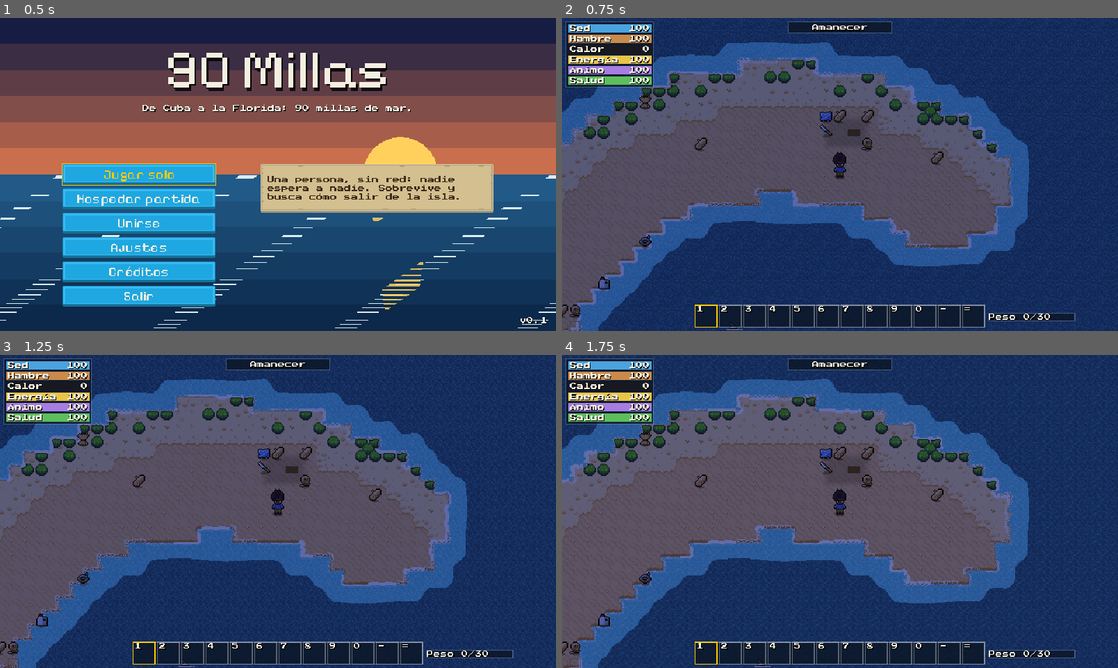
Above: before the commit, frames 1-4 (two rows, left to right).
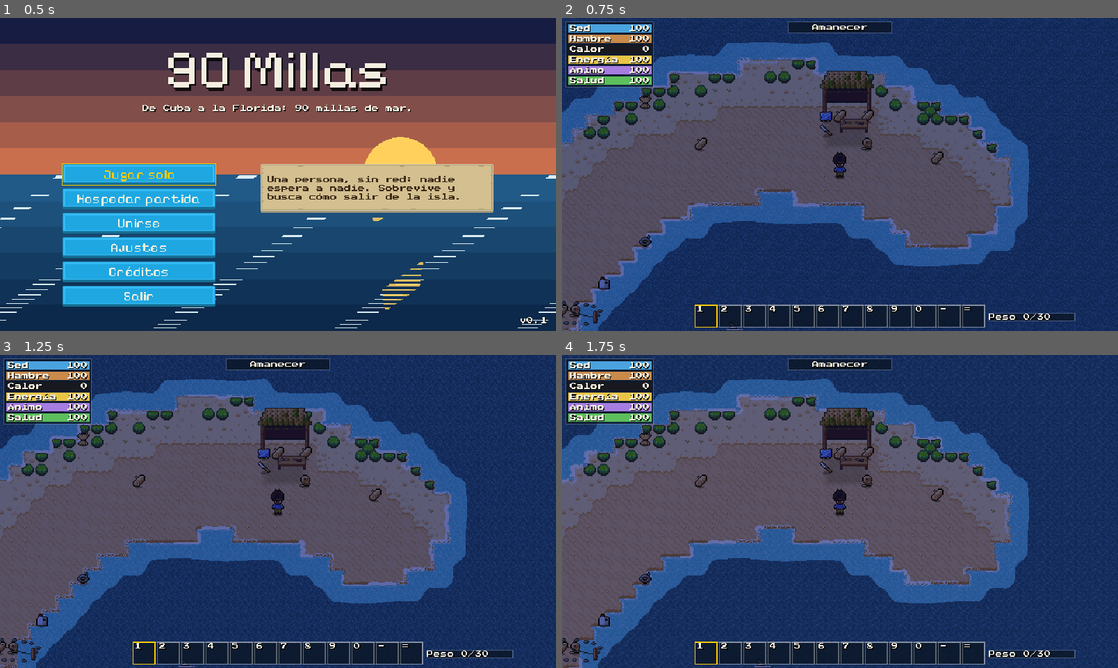
Above: after the commit, the same moments.

Repository: onezoftserv/90miles
Game: Godot game, scene res://scenes/shell/game_shell.tscn
The game is run twice, just before and just after one commit, with the same random seed, the same clock (stepped at 60 frames per second) and the same inputs.
Inputs (mouse positions are in pixels of both pictures, inside the frame that each line leads up to):
- Up to frame 1 (0.5 s): no input
- Up to frame 2 (0.75 s): click "Jugar solo" at 0.5 s
- Up to frame 3 (1.25 s): no input
- Up to frame 4 (1.75 s): tap Enter at 1.25 s; drag from (706, 652) to (895, 442) at 1.27 s

Frame 1 is identical in both runs. In frame 2, 1.2% of the frame differs, in the area x 0-57%, y 16-100%; in frame 3, 1.1%; in frame 4, 1.2%.

Commit message:
feat(art-pass): structures get their looks; the lean-to stands over the hut (task 8.4)
StructureLook (art_view) reads its structure every frame and shows the
frame StructureArt picks, bottom-centre on the origin, with its shadow:
palm with its coconut and nest overlays, fire, rain catcher, raft site
stages or stake marker, raft, workbench (added in Workbench._init) and
sign post (added in IslandSign._init). SandbarIsland places the shelter
shelter_art.tres names for its layout on the hut's back edge. Every
structure's _draw is gone, DrinkSpot's included.

Co-Authored-By: Claude Opus 5.5 <noreply@anthropic.com>

Diff:
--- /dev/null
+++ b/game/scenes/art/structure_look.gd
@@ -0,0 +1,142 @@
+class_name StructureLook
+extends Node2D
+## A structure's look (art-pass "Palms", "Camp structures", "Raft site and raft", "Drop shadows";
+## design.md D18, D22, T6-T10): the `Look` child of a palm, fire, rain catcher, build site, raft,
+## workbench or island sign, in `art_view`. Every frame it reads its structure's fields (a palm's
+## coconuts, a fire's `lit`, a catcher's cups, a site's deposits, progress and `built`, a raft's
+## integrity) and shows the frame StructureArt picks, standing bottom-centre on the structure's
+## origin, with the shadow its kind names. It never writes the structure. Each peer draws the state
+## it holds: palm coconuts, fire burn-out and rain cups are host state a client does not receive
+## today, so a client's look follows its own copy (design.md D18's risk note).
+
+const SCENE_PATH: String = "res://scenes/art/structure_look.tscn"
+const NODE_NAME: StringName = &"Look"
+
+## Read once per look; every look shares the one resource.
+var data: StructureArtData = StructureArtData.standard()
+
+@onready var shadow: DropShadow = $Shadow
+## Palms, the workbench, the stake marker and the sign post: one frame.
+@onready var still: Sprite2D = $Still
+## Palm overlays, drawn over the palm in this order.
+@onready var coconuts: Sprite2D = $Coconuts
+@onready var nest: Sprite2D = $Nest
+## Fires, rain catchers, the raft site's stages and the raft.
+@onready var sprite: AnimatedSprite2D = $Sprite
+
+
+## A new look, for a structure made with `new()` (its `_init` adds it, as its Interactable is).
+static func create() -> StructureLook:
+	var look := (load(SCENE_PATH) as PackedScene).instantiate() as StructureLook
+	look.name = NODE_NAME
+	return look
+
+
+func _process(_delta: float) -> void:
+	step()
+
+
+## Draws the structure as it is now.
+func step() -> void:
+	var structure := get_parent()
+	var kind: StringName = StructureArt.kind_of(structure)
+	var site := structure as BuildSite
+	var stages: SpriteFrames = data.site_frames_for(site.recipe.id) if site != null and site.recipe != null else null
+	if stages != null:
+		kind = StructureArt.KIND_RAFT_SITE
+	still.visible = false
+	coconuts.visible = false
+	nest.visible = false
+	sprite.visible = false
+	match kind:
+		StructureArt.KIND_PALM:
+			_show_palm(structure as Palm)
+		StructureArt.KIND_FIRE:
+			_play(data.fire, StructureArt.fire_frame((structure as Fire).lit))
+		StructureArt.KIND_RAIN_CATCHER:
+			_play(data.rain_catcher, StructureArt.catcher_frame((structure as RainCatcher).cups))
+		StructureArt.KIND_RAFT_SITE:
+			_play(stages, StructureArt.site_stage(site.deposited, site.tags_deposited, site.progress()))
+		StructureArt.KIND_RAFT:
+			_play(data.raft, StructureArt.raft_frame((structure as Raft).integrity))
+		StructureArt.KIND_STAKE:
+			if StructureArt.site_marker_shown(site.built):
+				_show_still(data.still_for(kind))
+		StructureArt.KIND_WORKBENCH, StructureArt.KIND_SIGN:
+			_show_still(data.still_for(kind))
+	_place_shadow(kind, still.visible or sprite.visible)
+
+
+## The frame shown now: the animation's name, or the kind for a one-frame structure; empty when
+## nothing is drawn.
+func frame() -> StringName:
+	if sprite.visible:
+		return sprite.animation
+	if still.visible:
+		return StructureArt.kind_of(get_parent())
+	return StructureArt.NO_FRAME
+
+
+## Where a perched gull stands on this palm, in global coordinates: the crown's nest point.
+func nest_point() -> Vector2:
+	return global_position + data.nest_point
+
+
+## The coconuts this look draws (0 to 3).
+func coconuts_drawn() -> int:
+	if not coconuts.visible:
+		return 0
+	return data.coconut_overlays.find(coconuts.texture) + 1
+
+
+# The nest is layout data: the palm's index among the island's palms in `layout.nest_palms`. A palm
+# that is not on an island has no nest.
+func _show_palm(palm: Palm) -> void:
+	_show_still(data.palm)
+	var shown: int = StructureArt.coconuts_shown(palm.coconuts)
+	if shown > 0 and shown <= data.coconut_overlays.size():
+		coconuts.texture = data.coconut_overlays[shown - 1]
+		coconuts.offset = still.offset
+		coconuts.visible = true
+	var layout := _layout_of(palm)
+	if layout != null and StructureArt.shows_nest(palm.get_index(), layout.nest_palms):
+		nest.texture = data.nest
+		nest.offset = still.offset
+		nest.visible = true
+
+
+# The island's layout, read by name: the island's script preloads the palm and raft scenes, which
+# hold this look, so naming its class here would load them in a cycle.
+func _layout_of(palm: Palm) -> IslandLayoutData:
+	var palms := palm.get_parent()
+	var island: Node = palms.get_parent() if palms != null else null
+	return island.get(&"layout") as IslandLayoutData if island != null else null
+
+
+func _show_still(texture: Texture2D) -> void:
+	if texture == null:
+		return
+	still.texture = texture
+	still.offset = StructureArt.frame_offset(texture.get_size())
+	still.visible = true
+
+
+func _play(frames: SpriteFrames, animation: StringName) -> void:
+	if frames == null or animation == StructureArt.NO_FRAME or not frames.has_animation(animation):
+		return
+	if sprite.sprite_frames != frames:
+		sprite.sprite_frames = frames
+	if sprite.animation != animation or not sprite.is_playing():
+		sprite.play(animation)
+	sprite.offset = StructureArt.frame_offset(frames.get_frame_texture(animation, 0).get_size())
+	sprite.visible = true
+
+
+func _place_shadow(kind: StringName, drawn: bool) -> void:
+	var size: int = data.shadows.get(kind, -1)
+	shadow.visible = drawn and size >= 0
+	if not shadow.visible:
+		return
+	if shadow.size != size:
+		shadow.size = size as DropShadow.Size
+	shadow.position = data.shadow_offsets.get(kind, Vector2.ZERO)
--- /dev/null
+++ b/game/scenes/art/structure_look.tscn
@@ -0,0 +1,26 @@
+[gd_scene format=3]
+
+[ext_resource type="Script" path="res://scenes/art/structure_look.gd" id="1_look"]
+[ext_resource type="PackedScene" path="res://scenes/art/shadow.tscn" id="2_shadow"]
+
+[node name="Look" type="Node2D" groups=["art_view"]]
+script = ExtResource("1_look")
+
+[node name="Shadow" parent="." instance=ExtResource("2_shadow")]
+visible = false
+
+[node name="Still" type="Sprite2D" parent="."]
+visible = false
+centered = false
+
+[node name="Coconuts" type="Sprite2D" parent="."]
+visible = false
+centered = false
+
+[node name="Nest" type="Sprite2D" parent="."]
+visible = false
+centered = false
+
+[node name="Sprite" type="AnimatedSprite2D" parent="."]
+visible = false
+centered = false
--- a/game/scenes/levels/drink_spot.gd
+++ b/game/scenes/levels/drink_spot.gd
@@ -19,7 +19,3 @@
 		return
 	for effect: EffectData in effects:
 		EffectApplier.apply(effect, player, null)
-
-
-func _draw() -> void:
-	draw_rect(Rect2(-4.0, -4.0, 8.0, 8.0), Color(0.35, 0.65, 0.6, 0.5), false)
--- a/game/scenes/levels/island_sign.gd
+++ b/game/scenes/levels/island_sign.gd
@@ -7,6 +7,11 @@
 ## The two lines, set before it enters the tree.
 var line_es: String = ""
 var line_en: String = ""
+
+
+# The level makes signs with new(), so the sign post's look is added here (drawing only).
+func _init() -> void:
+	add_child(StructureLook.create())
 
 
 func _ready() -> void:
@@ -28,7 +33,3 @@
 	if session == null or not by is PlayerBody or not session.multiplayer.is_server():
 		return
 	session.show_sign.rpc(String(name))
-
-
-func _draw() -> void:
-	draw_rect(Rect2(-3.0, -5.0, 6.0, 8.0), Color(0.85, 0.8, 0.6, 0.8), false)
--- a/game/scenes/levels/palm.gd
+++ b/game/scenes/levels/palm.gd
@@ -29,8 +29,3 @@
 	coconuts -= 1
 	for effect: EffectData in climb_effects:
 		EffectApplier.apply(effect, player, null)
-
-
-func _draw() -> void:
-	draw_rect(Rect2(-1.5, -2.0, 3.0, 8.0), Color(0.45, 0.3, 0.15))
-	draw_rect(Rect2(-7.0, -8.0, 14.0, 6.0), Color(0.2, 0.5, 0.2))
--- a/game/scenes/levels/palm.tscn
+++ b/game/scenes/levels/palm.tscn
@@ -2,6 +2,7 @@
 
 [ext_resource type="Script" path="res://scenes/levels/palm.gd" id="1_main"]
 [ext_resource type="Script" path="res://scripts/interaction/interactable.gd" id="2_interactable"]
+[ext_resource type="PackedScene" path="res://scenes/art/structure_look.tscn" id="3_look"]
 
 [node name="Palm" type="Node2D"]
 script = ExtResource("1_main")
@@ -9,3 +10,5 @@
 [node name="Interactable" type="Node2D" parent="."]
 script = ExtResource("2_interactable")
 prompt_id = &"climb_palm"
+
+[node name="Look" parent="." instance=ExtResource("3_look")]
--- a/game/scenes/levels/sandbar_island.gd
+++ b/game/scenes/levels/sandbar_island.gd
@@ -6,9 +6,12 @@
 ## ground from the grid on every peer and only reads it. The layout is set before the island enters
 ## the tree (the sandbar is the default). Terrain, palms, workbench, drinking spots and signs are
 ## built on every peer from the same data; the pick-ups are placed and refreshed by the host alone,
-## through the session's pick-up spawner. The class keeps its name from the first island.
+## through the session's pick-up spawner. The class keeps its name from the first island. The
+## shelter `shelter_art.tres` names for the layout (the sandbar's lean-to) stands over the hut on
+## every peer, drawing only.
 
 const PALM_SCENE: PackedScene = preload("res://scenes/levels/palm.tscn")
+const SHELTER_NAME: StringName = &"Shelter"
 const BENCH_NAME: StringName = &"HutWorkbench"
 const ROUTES_NAME: StringName = &"Routes"
 const CREATURES_NAME: StringName = &"Creatures"
@@ -63,6 +66,26 @@
 		palm.climb_effects = layout.climb_effects
 		palm.hold_s = layout.climb_hold_s
 		palms.add_child(palm)
+	_place_shelter()
+
+
+# The layout's shelter, if the art data names one, with its origin on the hut's back edge (the top
+# edge of the hut's northmost row), centred on the hut, so it sorts with the palms and the session.
+func _place_shelter() -> void:
+	var scene: PackedScene = ShelterArtData.standard().shelter_for(layout.id)
+	if scene == null or built.hut_cells.is_empty():
+		return
+	var west: int = built.hut_cells[0].x
+	var east: int = west
+	var back: int = built.hut_cells[0].y
+	for cell: Vector2i in built.hut_cells:
+		west = mini(west, cell.x)
+		east = maxi(east, cell.x)
+		back = mini(back, cell.y)
+	var shelter := scene.instantiate() as Node2D
+	shelter.name = SHELTER_NAME
+	shelter.position = Vector2((west + east + 1) * IslandLayout.TILE / 2.0, back * IslandLayout.TILE)
+	add_child(shelter)
 
 
 func _exit_tree() -> void:
--- a/game/scenes/structures/build_site.gd
+++ b/game/scenes/structures/build_site.gd
@@ -231,7 +231,3 @@
 func _mark_built() -> void:
 	built = true
 	interactable.enabled = false
-
-
-func _draw() -> void:
-	draw_rect(Rect2(-6.0, -6.0, 12.0, 12.0), Color(0.6, 0.5, 0.3, 0.6), false)
--- a/game/scenes/structures/build_site.tscn
+++ b/game/scenes/structures/build_site.tscn
@@ -2,6 +2,7 @@
 
 [ext_resource type="Script" path="res://scenes/structures/build_site.gd" id="1_main"]
 [ext_resource type="Script" path="res://scripts/interaction/interactable.gd" id="2_interactable"]
+[ext_resource type="PackedScene" path="res://scenes/art/structure_look.tscn" id="3_look"]
 
 [node name="BuildSite" type="Node2D"]
 script = ExtResource("1_main")
@@ -9,3 +10,5 @@
 [node name="Interactable" type="Node2D" parent="."]
 script = ExtResource("2_interactable")
 prompt_id = &"build"
+
+[node name="Look" parent="." instance=ExtResource("3_look")]
--- a/game/scenes/structures/fire.gd
+++ b/game/scenes/structures/fire.gd
@@ -35,13 +35,12 @@
 			player.meters.morale_event(SurvivalMeters.MoraleEvent.FIRE_LIT)
 
 
-# Burning from now on: in the lit fires, interactable, drawn lit.
+# Burning from now on: in the lit fires, interactable (its look reads `lit`).
 func _burn() -> void:
 	lit = true
 	burn_left_s = tuning.fire_burn_s
 	add_to_group(PlayerBody.FIRE_GROUP)
 	interactable.enabled = true
-	queue_redraw()
 
 
 func put_out() -> void:
@@ -49,7 +48,6 @@
 	burn_left_s = 0.0
 	remove_from_group(PlayerBody.FIRE_GROUP)
 	interactable.enabled = false
-	queue_redraw()
 
 
 ## Burns down by `delta`; goes out at 0.
@@ -68,7 +66,3 @@
 
 func _on_interacted(_by: Node) -> void:
 	put_out()
-
-
-func _draw() -> void:
-	draw_circle(Vector2.ZERO, 5.0, Color(1.0, 0.55, 0.1) if lit else Color(0.25, 0.2, 0.2))
--- a/game/scenes/structures/fire.tscn
+++ b/game/scenes/structures/fire.tscn
@@ -2,6 +2,7 @@
 
 [ext_resource type="Script" path="res://scenes/structures/fire.gd" id="1_main"]
 [ext_resource type="Script" path="res://scripts/interaction/interactable.gd" id="2_interactable"]
+[ext_resource type="PackedScene" path="res://scenes/art/structure_look.tscn" id="3_look"]
 
 [node name="Fire" type="Node2D"]
 script = ExtResource("1_main")
@@ -9,3 +10,5 @@
 [node name="Interactable" type="Node2D" parent="."]
 script = ExtResource("2_interactable")
 prompt_id = &"put_out"
+
+[node name="Look" parent="." instance=ExtResource("3_look")]
--- a/game/scenes/structures/raft.gd
+++ b/game/scenes/structures/raft.gd
@@ -31,8 +31,3 @@
 	var routes := get_tree().get_first_node_in_group(IslandRoutes.GROUP) as IslandRoutes
 	if routes != null and by is PlayerBody and multiplayer.is_server():
 		routes.start_for(routes.peer_of(by as PlayerBody), recipe_id)
-
-
-func _draw() -> void:
-	draw_rect(Rect2(-9.0, -5.0, 18.0, 10.0), Color(0.55, 0.4, 0.22))
-	draw_rect(Rect2(-9.0, -5.0, 18.0, 10.0), Color(0.3, 0.2, 0.1), false)
--- a/game/scenes/structures/raft.tscn
+++ b/game/scenes/structures/raft.tscn
@@ -2,6 +2,7 @@
 
 [ext_resource type="Script" path="res://scenes/structures/raft.gd" id="1_main"]
 [ext_resource type="Script" path="res://scripts/interaction/interactable.gd" id="2_interactable"]
+[ext_resource type="PackedScene" path="res://scenes/art/structure_look.tscn" id="3_look"]
 
 [node name="Raft" type="Node2D"]
 script = ExtResource("1_main")
@@ -9,3 +10,5 @@
 [node name="Interactable" type="Node2D" parent="."]
 script = ExtResource("2_interactable")
 prompt_id = &"launch"
+
+[node name="Look" parent="." instance=ExtResource("3_look")]
--- a/game/scenes/structures/rain_catcher.gd
+++ b/game/scenes/structures/rain_catcher.gd
@@ -60,7 +60,3 @@
 	if player == null or cups <= 0:
 		return
 	cups -= player.inventory.add(recipe.produces_item_id, cups)
-
-
-func _draw() -> void:
-	draw_rect(Rect2(-6.0, -6.0, 12.0, 12.0), Color(0.4, 0.6, 0.8, 0.8))
--- a/game/scenes/structures/rain_catcher.tscn
+++ b/game/scenes/structures/rain_catcher.tscn
@@ -2,6 +2,7 @@
 
 [ext_resource type="Script" path="res://scenes/structures/rain_catcher.gd" id="1_main"]
 [ext_resource type="Script" path="res://scripts/interaction/interactable.gd" id="2_interactable"]
+[ext_resource type="PackedScene" path="res://scenes/art/structure_look.tscn" id="3_look"]
 
 [node name="RainCatcher" type="Node2D"]
 script = ExtResource("1_main")
@@ -9,3 +10,5 @@
 [node name="Interactable" type="Node2D" parent="."]
 script = ExtResource("2_interactable")
 prompt_id = &"take_water"
+
+[node name="Look" parent="." instance=ExtResource("3_look")]
--- a/game/scenes/structures/workbench.gd
+++ b/game/scenes/structures/workbench.gd
@@ -6,7 +6,6 @@
 ## every `Workbench.new()` has one: the HUD opens the crafting list when the local player's press
 ## lands on it, and on the host the press changes nothing (nothing listens to `interacted`).
 
-const SIZE: Vector2 = Vector2(14.0, 8.0)
 const INTERACTABLE_NAME: StringName = &"Interactable"
 const PROMPT_ID: StringName = &"workbench"
 
@@ -18,7 +17,5 @@
 	interactable.hold_time_s = 0.0
 	interactable.prompt_id = PROMPT_ID
 	add_child(interactable)
-
-
-func _draw() -> void:
-	draw_rect(Rect2(-SIZE / 2.0, SIZE), Color(0.45, 0.33, 0.2))
+	# Drawing only (art-pass "Camp structures"; design.md T7): every bench made with new() has it.
+	add_child(StructureLook.create())
Not shown, added: game/scenes/art/structure_look.gd.uid
Not shown, added: game/tests/unit/test_lean_to.gd.uid
